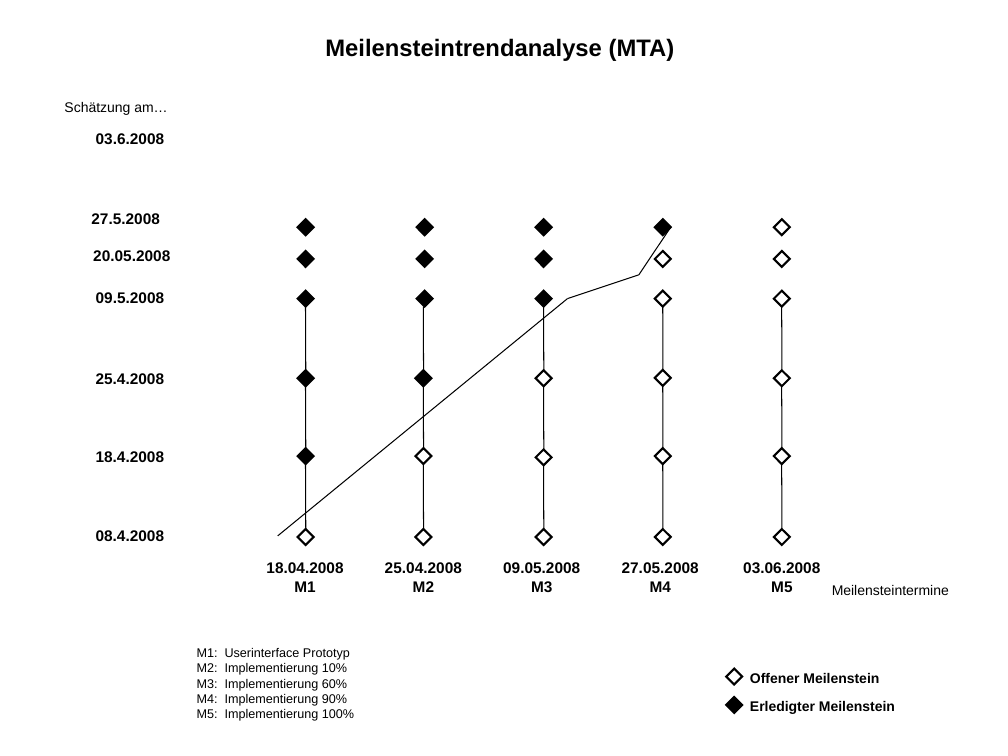
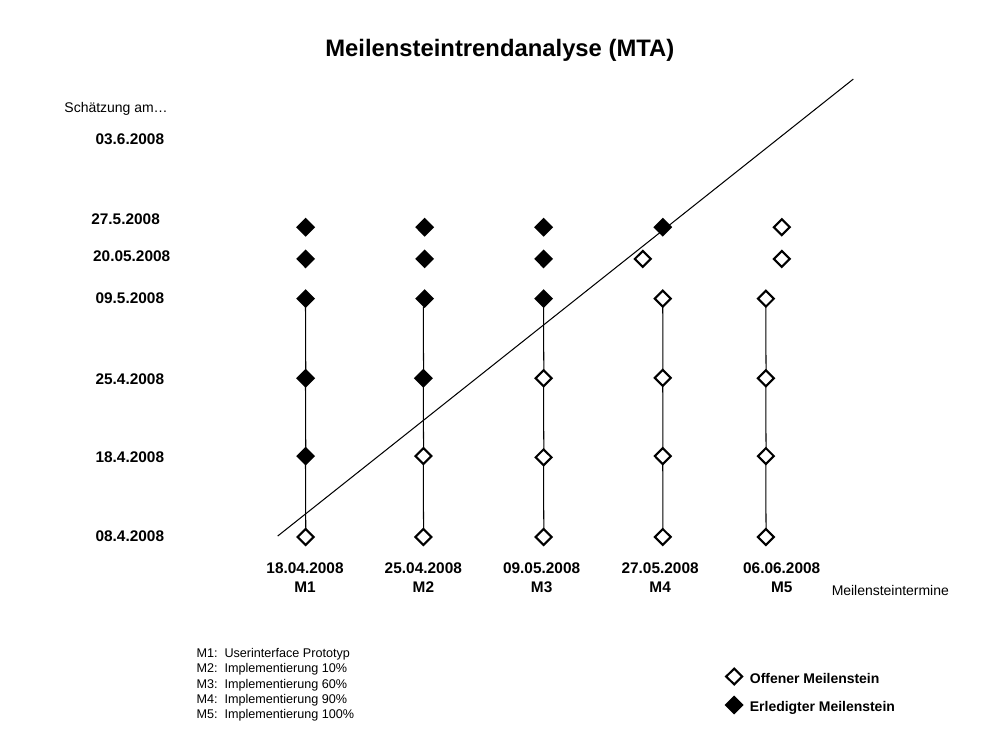
Before and after one commit to BackupTheBerlios/ticketline4032-svn, a slide deck: slide 1 of trunk/Dokumente/Allgemein/Projektmanagement/Meilensteintrendanalyse/Meilensteintrendanalyse.ppt. Drawn at 1008x756 pixels with LibreOffice and Linux fonts; fonts in the diff are those of the drawing. Boxes give left, top, right and bottom in pixels: in the first picture for what was removed or moved away, otherwise in the second. Text is boxed around its words. In the diff, an @@ line names an element or a change of style, - is before the commit and + after.

```diff
--- a/trunk/Dokumente/Allgemein/Projektmanagement/Meilensteintrendanalyse/Meilensteintrendanalyse.ppt
+++ b/trunk/Dokumente/Allgemein/Projektmanagement/Meilensteintrendanalyse/Meilensteintrendanalyse.ppt
@@ line moved from (278, 536) - (568, 298) to (278, 536) - (854, 79) @@
@@ line removed from (639, 275) to (670, 227) @@
@@ diamond: place and size @@
-diamond at <box>655,251,671,267</box>
+diamond at <box>635,251,651,267</box>
@@ line removed from (568, 298) to (639, 275) @@
@@ 4 diamonds, 3 lines: place and size @@
-4 diamonds, 3 lines at <box>774,290,790,545</box>
+4 diamonds, 3 lines at <box>758,290,774,545</box>
@@ text at <box>743,562,820,573</box>: text changed @@
-03.06.2008
+06.06.2008
```
Also in this commit, not shown: 1 other file.
